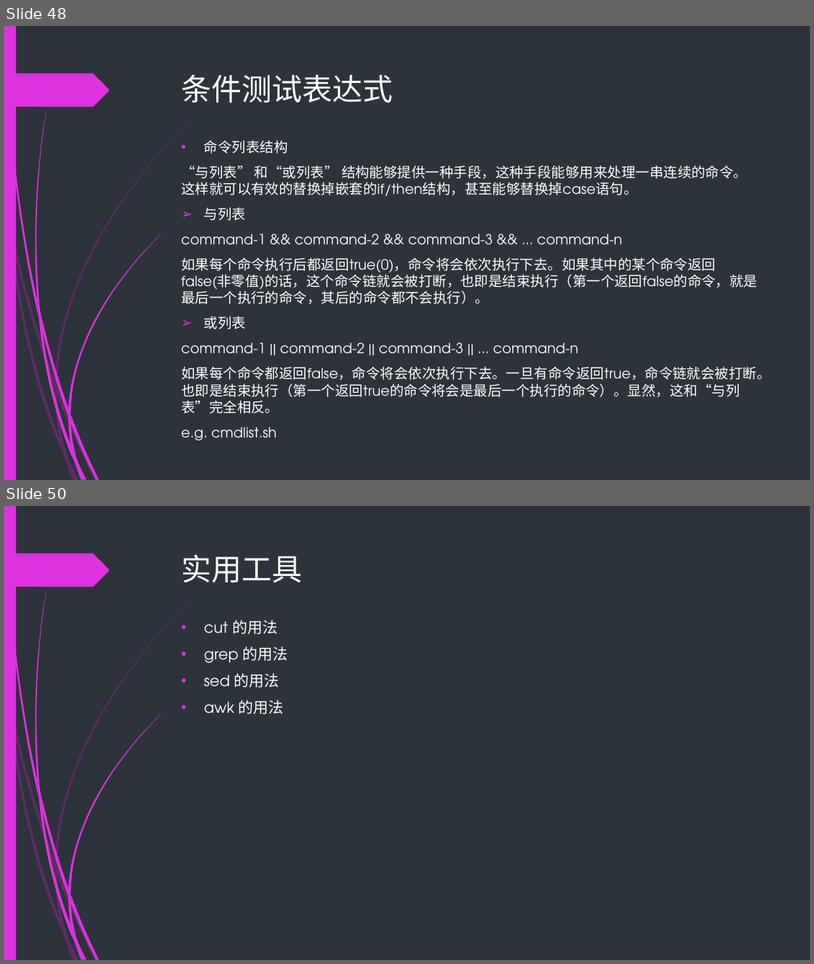
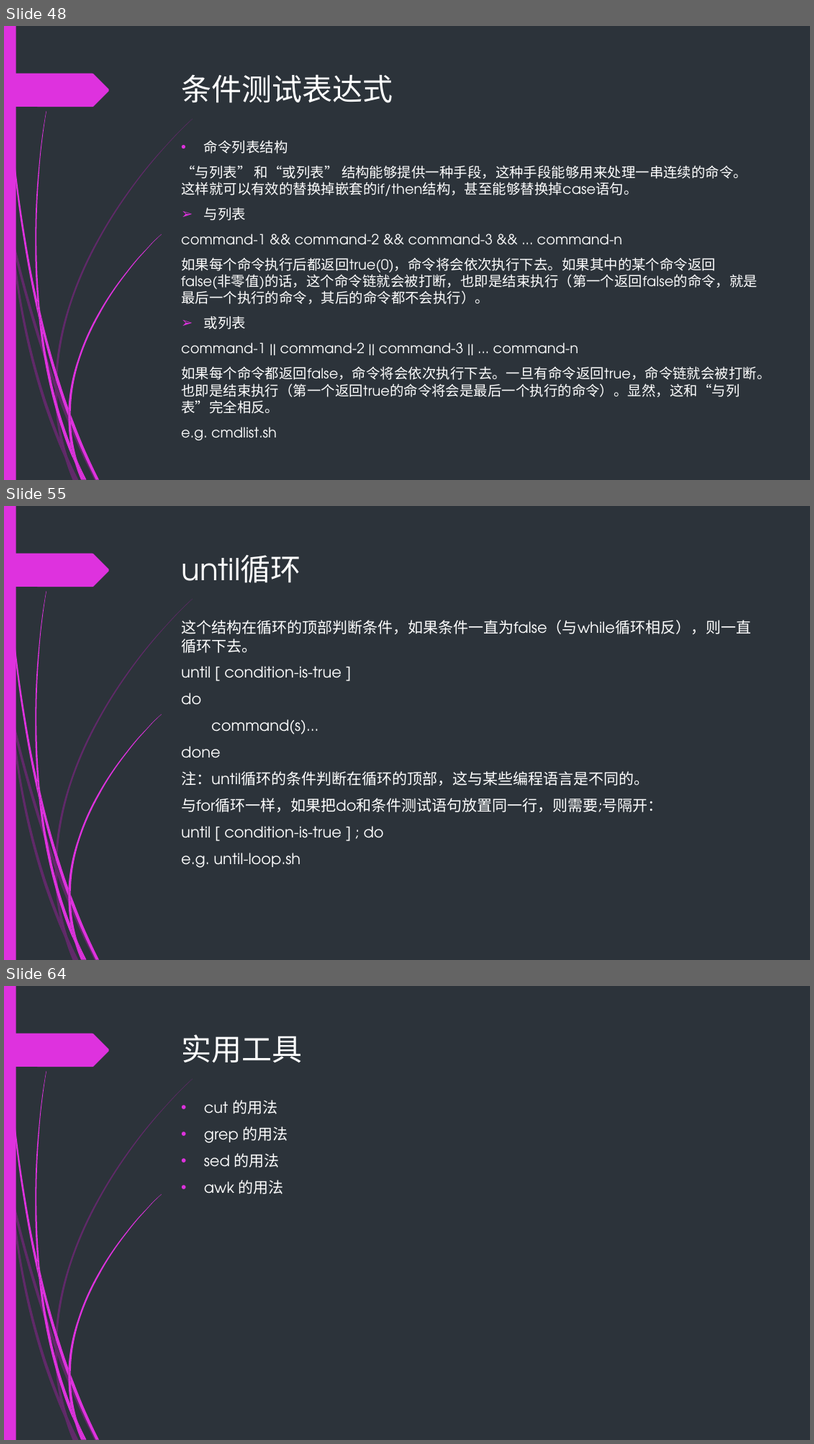
Before and after one commit to backup-ci/abs-train, a slide deck: Bash-scripting-guid.pptx. Shown one above the other, each under a label of ours: slides 48 and 50 before the commit, slides 48, 55 and 64 after it; the slides between them are not shown. The pictures are 814x964 and 814x1444 pixels, drawn with LibreOffice and Linux fonts; fonts in the diff are those of the drawing. Boxes give left, top, right and bottom in pixels: in the first picture for what was removed or moved away, otherwise in the second. Text is boxed around its words. In the diff, an @@ line names an element or a change of style, - is before the commit and + after.

```diff
--- a/Bash-scripting-guid.pptx
+++ b/Bash-scripting-guid.pptx
@@ slide 55 added at (4,506,810,960), background #2C333A; not listed: 24 template elements that a slide beside it also shows @@
@@ title added at (182,555,301,583), 36 pt, text #FFFFFF @@
+until循环
@@ text added at (181,620,751,867), 18 pt, text #FFFFFF @@
+这个结构在循环的顶部判断条件，如果条件一直为false（与while循环相反），则一直循环下去。
+until [ condition-is-true ]
+do
+command(s)...
+done
+注：until循环的条件判断在循环的顶部，这与某些编程语言是不同的。
+与for循环一样，如果把do和条件测试语句放置同一行，则需要;号隔开：
+until [ condition-is-true ] ; do
+e.g. until-loop.sh
@@ what was slide 50 is now slide 64 @@
```
Also in this commit, not shown: 3 slides changed, 13 other slides added, 24 other files.
